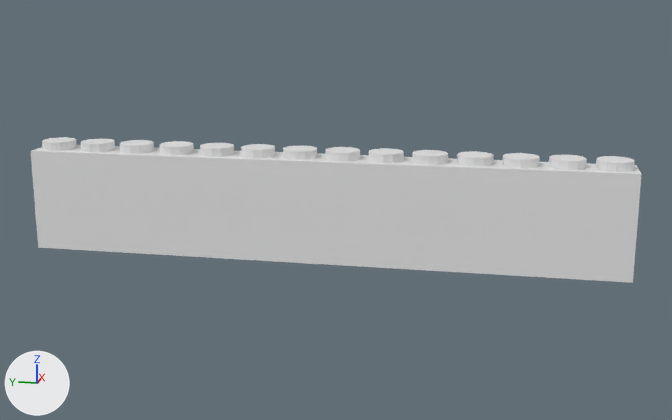
A saved change to the FBX model Assets/05_Models/Props/Lego_1x14x2.fbx.
Camera for both pictures: a camera (50 mm lens) standing at (-6.32, -7.07, 1.69) and looking at (-2.18, -6.24, 0.65). Lighting does not change. The marker at lower left points along +X, +Y and +Z.

Objects in the first picture: 'Lego_1x14x2'.
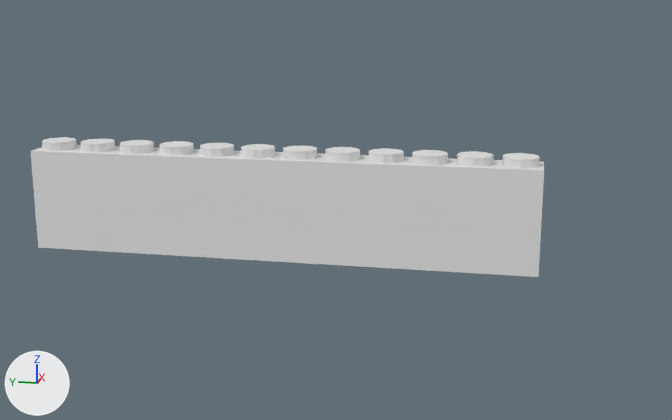
What changed in the scene script:
```text
Change me_cube_422:
    where me_cube_422.from_pydata(...)  # 383 vertices, 219 faces; spans x -0.1..0.1, y -1.36..1.44, z -0.27..0.25
    used by ob_lego_1x14x2; location = (-2.192, -6.211, 0.686)
    verts and faces of me_cube_422; kept vertices keep their numbers, new ones are numbered from 383
    before: 3 (0.05, -1.34, -0.27), 4 (0.1, -1.36, 0.21) at pixel (636, 165), 9 (-0.05, -1.34, -0.27), 10 (-0.1, -1.36, 0.21) at pixel (641, 174), 12 (0.1, -1.36, -0.27)
    before: 15 (-0.1, -1.36, -0.27) at pixel (632, 282), 18 (0.05, -1.34, -0.23), 21 (-0.05, -1.34, -0.23), 361 (0.1, -1.36, -0.03), 362 (-0.1, -1.36, -0.03) at pixel (637, 229)
    before: 364 (0.0, -1.36, 0.21) at pixel (638, 169), 365 (0.0, -1.36, -0.27), 368 (0.0, -1.34, -0.27), 370 (0.0, -1.34, -0.23), 372 (0.0, -1.36, -0.03)
    me_cube_422 part 1: the loose piece of 24 vertices spanning x -0.08..0.08, y -1.14..-0.98, z 0.21..0.25 is deleted
    me_cube_422 part 2: the loose piece of 24 vertices spanning x -0.08..0.08, y -1.34..-1.18, z 0.21..0.25 is deleted
    me_cube_422 part 3
    add for i in [3, 4, 9, 10, 12, 15, 18, 21, 361, 362, 364, 365, 368, 370, 372]: verts[i] += (0.0, 0.4, 0.0)
```

Changed parts and their boxes [x1, y1, x2, y2] in the pictures (672 x 420 px; the box of a moved part takes in the faces that stretch with it):
'Lego_1x14x2', reshaped (16% narrower): before [31, 137, 642, 283]; after [31, 137, 544, 277]
part 1 of me_cube_422, deleted: before [549, 155, 587, 170]
part 2 of me_cube_422, deleted: before [596, 156, 635, 172]
part 3 of me_cube_422, moved or reshaped: before [536, 162, 642, 283]; after [536, 162, 544, 277]
